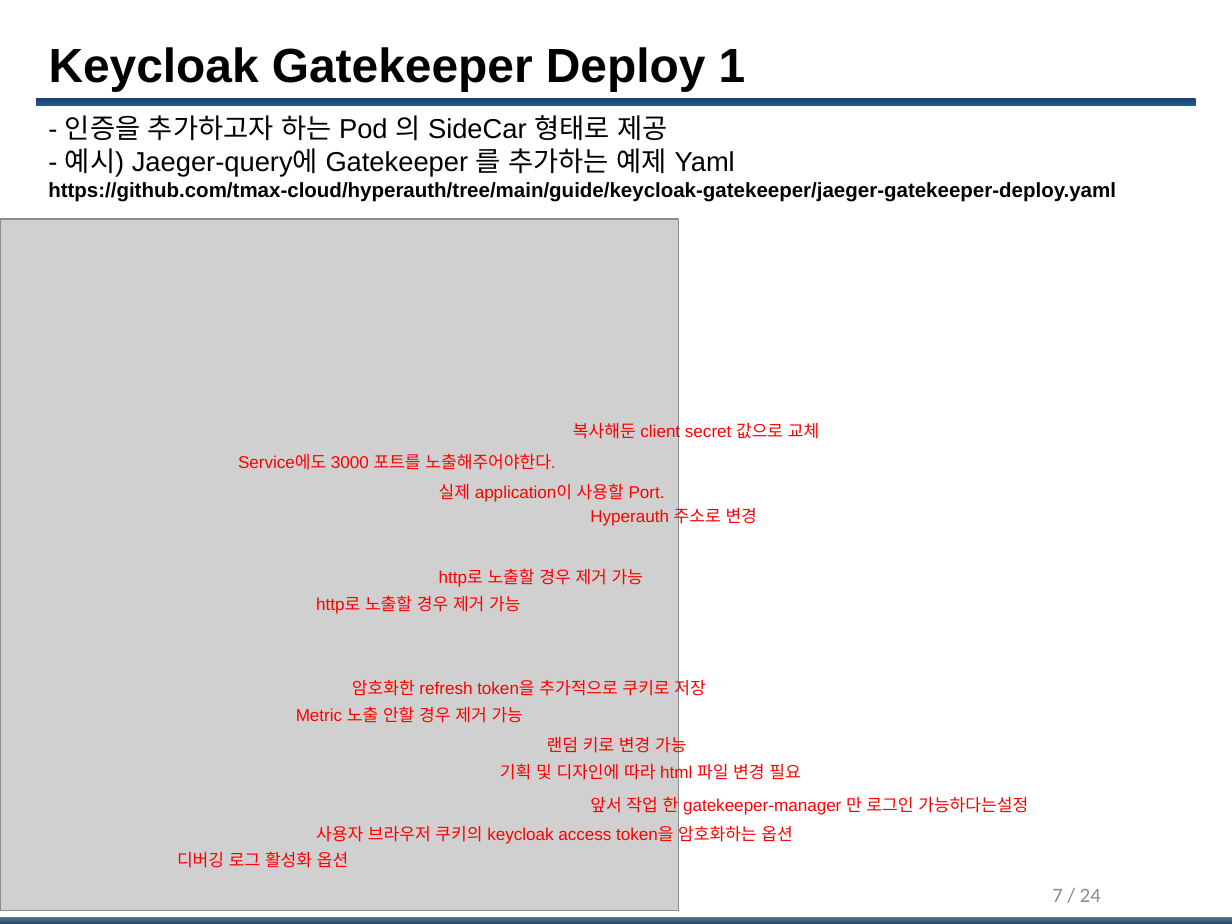
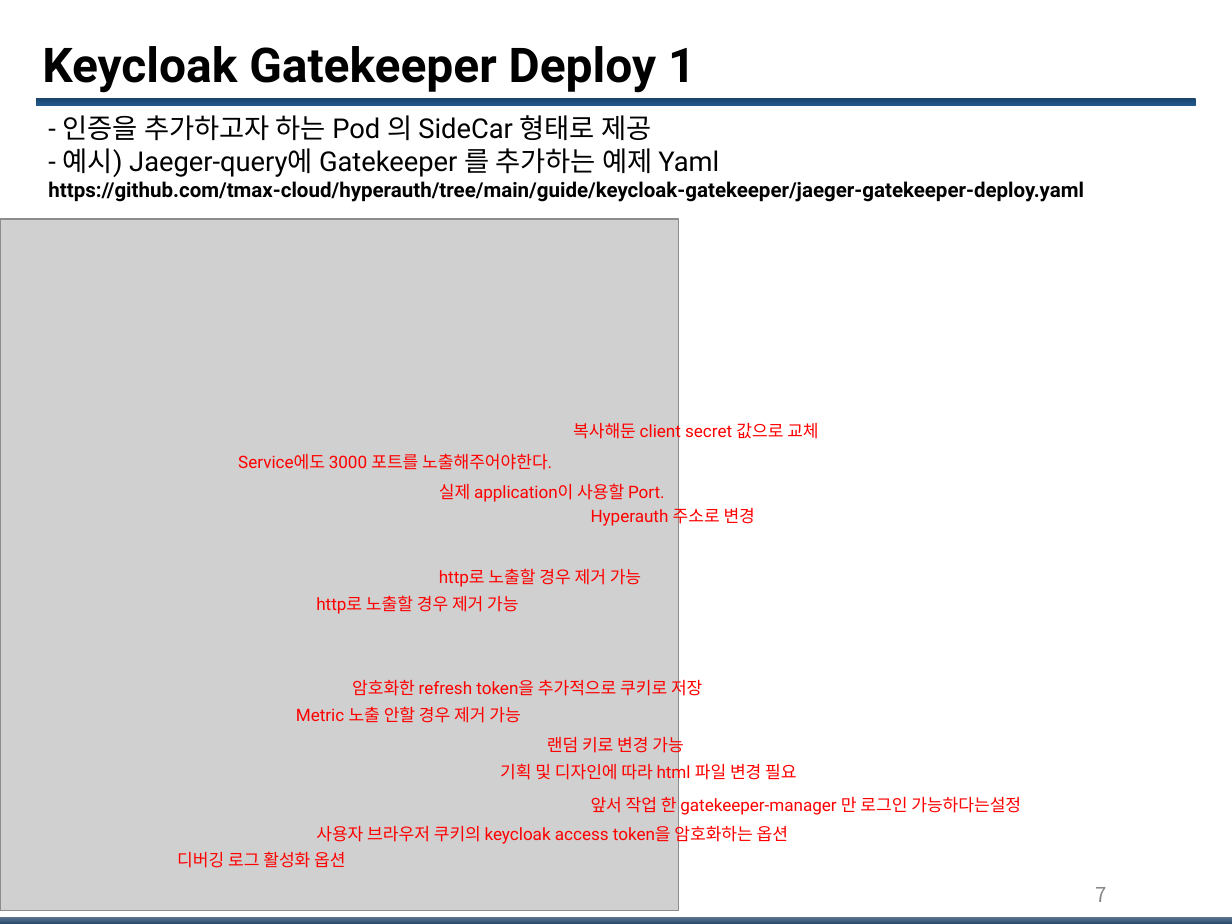
Before and after one commit to tmax-cloud/hyperauth, a slide deck: slide 7 of guide/keycloak-gatekeeper/keycloak-gatekeeper.pptx. Drawn at 1232x924 pixels with LibreOffice and Linux fonts; fonts in the diff are those of the drawing; grey boxes stand for pictures; background and template pictures are left out. Boxes give left, top, right and bottom in pixels: in the first picture for what was removed or moved away, otherwise in the second. Text is boxed around its words. In the diff, an @@ line names an element or a change of style, - is before the commit and + after.

Commit message:
[mod] gatekeeper 가이드 및 예시 추가

```diff
--- a/guide/keycloak-gatekeeper/keycloak-gatekeeper.pptx
+++ b/guide/keycloak-gatekeeper/keycloak-gatekeeper.pptx
@@ font Arial to Roboto in 15 elements at (42, 46, 695, 93), (316, 822, 788, 845), (352, 677, 702, 700), (177, 851, 345, 868), (591, 797, 1021, 815), (500, 763, 796, 784), (547, 734, 683, 757), (296, 706, 520, 723), (48, 115, 1084, 202), (316, 595, 518, 614), (439, 568, 641, 587), (573, 421, 818, 442), (439, 483, 665, 502), (238, 453, 552, 470), (591, 504, 755, 527) @@
@@ page number at (1095, 887, 1106, 902): text changed; font Calibri to Noto Sans CJK KR; text colour #8C8C8C to #888888 @@
-7 / 24
+7
```
Also in this commit, not shown: 7 other slides changed, 1 slide added, 1 other file.
